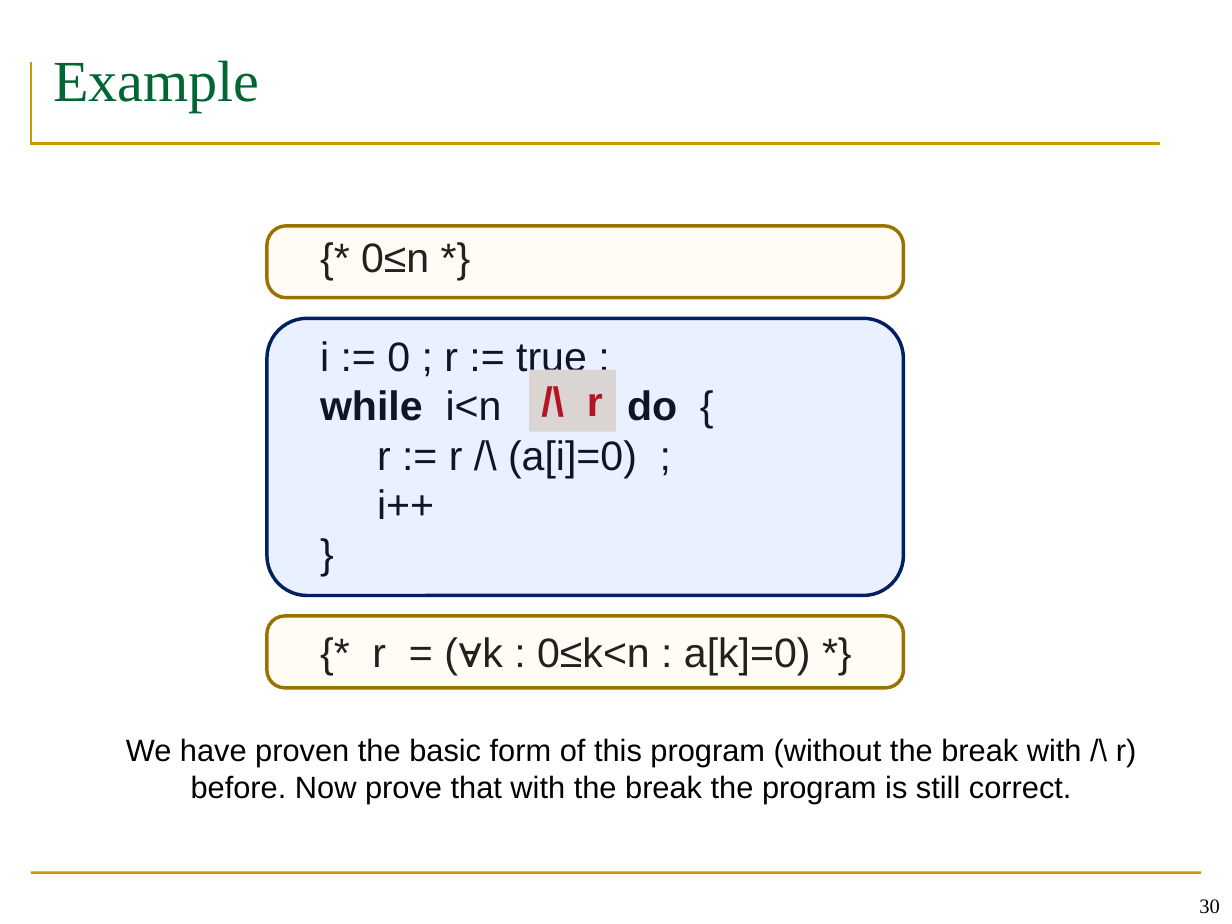
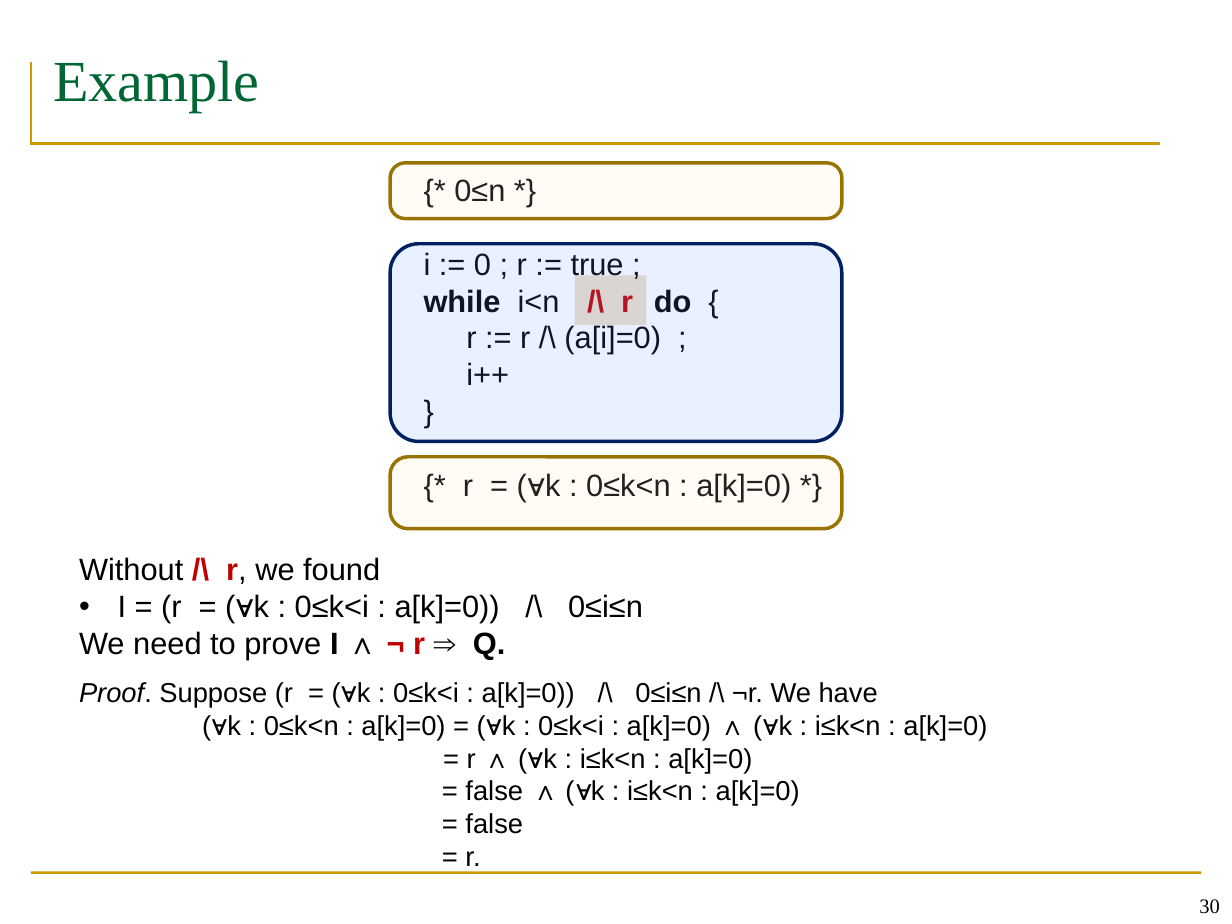
Before and after one commit to wooshrow/b3stv, a slide deck: slide 30 of slides/week-23-paige.pptx. Drawn at 1232x924 pixels with LibreOffice and Linux fonts; fonts in the diff are those of the drawing. Boxes give left, top, right and bottom in pixels: in the first picture for what was removed or moved away, otherwise in the second. Text is boxed around its words. In the diff, an @@ line names an element or a change of style, - is before the commit and + after.

```diff
--- a/slides/week-23-paige.pptx
+++ b/slides/week-23-paige.pptx
@@ rounded rectangle: place and size @@
-rounded rectangle at (267,225,904,297)
+rounded rectangle at (391,163,843,218)
@@ text "{* 0≤n *} i := ...": place and size @@
-text "{* 0≤n *} i := ..." at (320,243,811,675)
+text "{* 0≤n *} i := ..." at (424,179,791,502)
@@ text "{* 0≤n *} i := ..." at (424,179,791,502): size 24 to 18 pt @@
@@ rounded rectangle: place and size @@
-rounded rectangle at (267,318,904,595)
+rounded rectangle at (391,244,843,441)
@@ rectangle "/\ r" at (575,276,647,325): size 24 to 18 pt @@
@@ rectangle "/\ r": place and size @@
-rectangle "/\ r" at (529,370,616,431)
+rectangle "/\ r" at (575,276,647,325)
@@ rounded rectangle: place and size @@
-rounded rectangle at (267,616,904,687)
+rounded rectangle at (391,457,843,529)
@@ text at (79,557,643,660): text changed @@
-We have proven the basic form of this program (without the break with /\ r) before. Now prove that with the break the program is still correct.
+Without /\ r, we found
+• I = (r = (∀k : 0≤k<i : a[k]=0)) /\ 0≤i≤n
+We need to prove I ∧ ¬ r ⇒ Q.
@@ text added at (79,682,987,872), 16 pt, text #000000 @@
+Proof. Suppose (r = (∀k : 0≤k<i : a[k]=0)) /\ 0≤i≤n /\ ¬r. We have
+(∀k : 0≤k<n : a[k]=0) = (∀k : 0≤k<i : a[k]=0) ∧ (∀k : i≤k<n : a[k]=0)
+= r ∧ (∀k : i≤k<n : a[k]=0)
+= false ∧ (∀k : i≤k<n : a[k]=0)
+= false
+= r.
```
Also in this commit, not shown: 8 other slides changed, 1 slide added, 1 slide removed, 3 other files.
